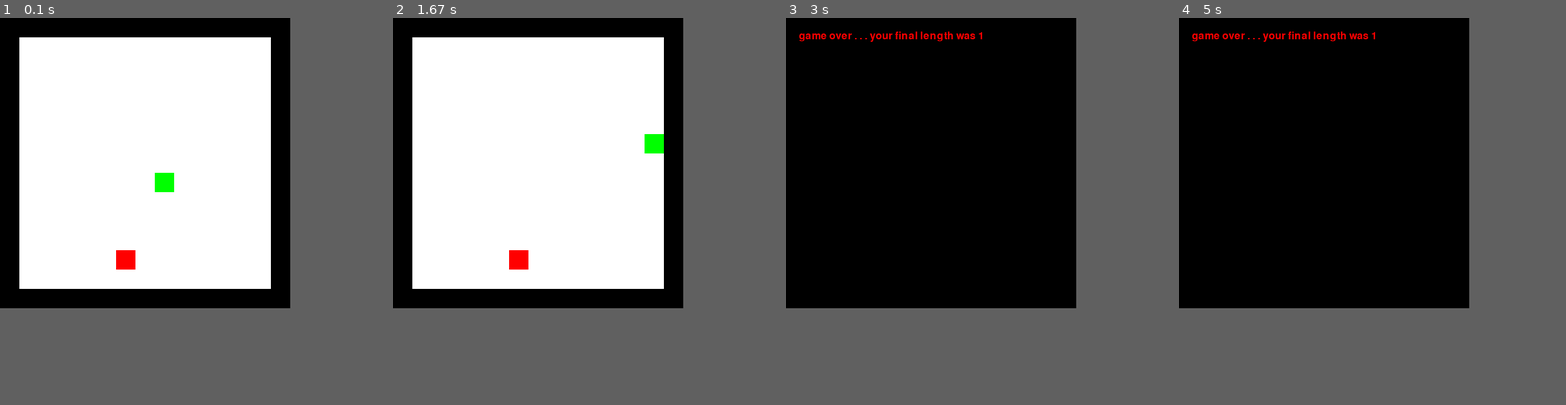
Above: before the commit, frames 1-4 (left to right).
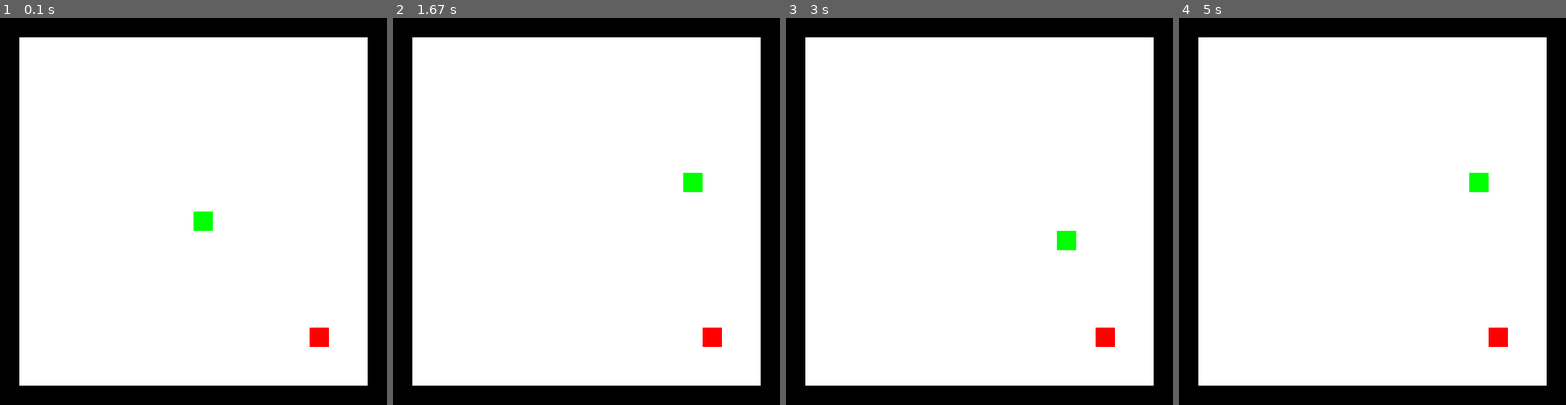
Above: after the commit, the same moments.

Repository: lila-smith/snake-game-reinforcement-learning
Game: pygame game, started from snake_game.py
Same seed, same stepped clock (60 frames per second), same inputs: the game is played once before the commit and once after it.
Inputs:
- Up to frame 1 (0.1 s): no input
- Up to frame 2 (1.67 s): hold Right 0.33-0.8 s; hold Up 0.83-1.27 s; hold Right from 1.3 s (still down)
- Up to frame 3 (3 s): release Right at 1.8 s; hold Left 1.83-2.37 s; hold Down 2.4-2.95 s; hold Left from 2.98 s (still down)
- Up to frame 4 (5 s): release Left at 3.53 s; hold Up 3.57-4.12 s; hold Right 4.15-4.78 s; hold Down from 4.82 s (still down)
The window is 450x450 before the commit and 600x600 after it. Grey fills any space a smaller window leaves; there, only what the larger window draws over its background counts as a difference.

The runs differ from the first frame. In frame 1, 20% of the frame differs, in the area x 0-100%, y 0-100%; in frame 2, 20%; in frame 3, 61%; in frame 4, 62%.

Commit message:
Refactored get_input and one-block snake can change direction 180.

Diff:
--- a/snake_controller.py
+++ b/snake_controller.py
@@ -5,6 +5,13 @@
     """
 
     """
+    key_value = {
+        pygame.K_LEFT: [0, -1],
+        pygame.K_RIGHT: [0, 1],
+        pygame.K_UP: [-1,0],
+        pygame.K_DOWN: [1,0],
+    }
+
 
     def __init__(self, board_instance):
         """
@@ -31,12 +38,10 @@
                 sys.exit()
 
             elif event.type == pygame.KEYDOWN:
-                if event.key == pygame.K_LEFT and not self.board.direction == [0,1]:
-                    self.board.change_direction([0, -1])
-                if event.key == pygame.K_RIGHT and not self.board.direction == [0,-1]:
-                    self.board.change_direction([0, 1])
-                if event.key == pygame.K_UP and not self.board.direction == [1,0]:
-                    self.board.change_direction([-1, 0])
-                if event.key == pygame.K_DOWN and not self.board.direction == [-1,0]:
-                    self.board.change_direction([1, 0])
+                try:
+                    if self.board.snake_length == 1 or \
+                    not self.board.direction == -1 * self.key_value[event.key]:
+                        self.board.change_direction(self.key_value[event.key])
+                except:
+                    continue
         return
--- a/snake_game.py
+++ b/snake_game.py
@@ -8,7 +8,7 @@
     """
 
     """
-    gameboard = GameBoard(15)
+    gameboard = GameBoard(20)
     graphic_view = PygameView(gameboard)
     controls = SnakePlayer(gameboard)
 
--- a/snake_model.py
+++ b/snake_model.py
@@ -61,6 +61,10 @@
     @property
     def snake_length(self):
         return len(self._snake)
+
+    @property
+    def snake_head(self):
+        return self._snake[0]
 
     def change_direction(self, direction):
         self._direction = direction
